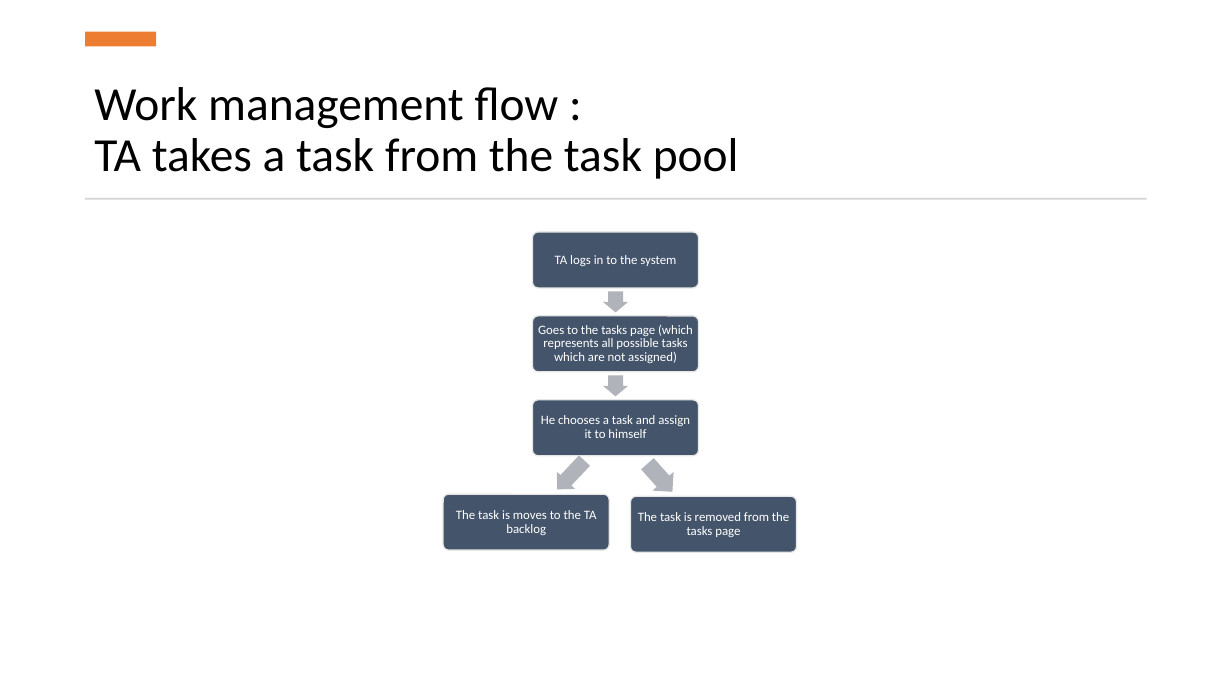
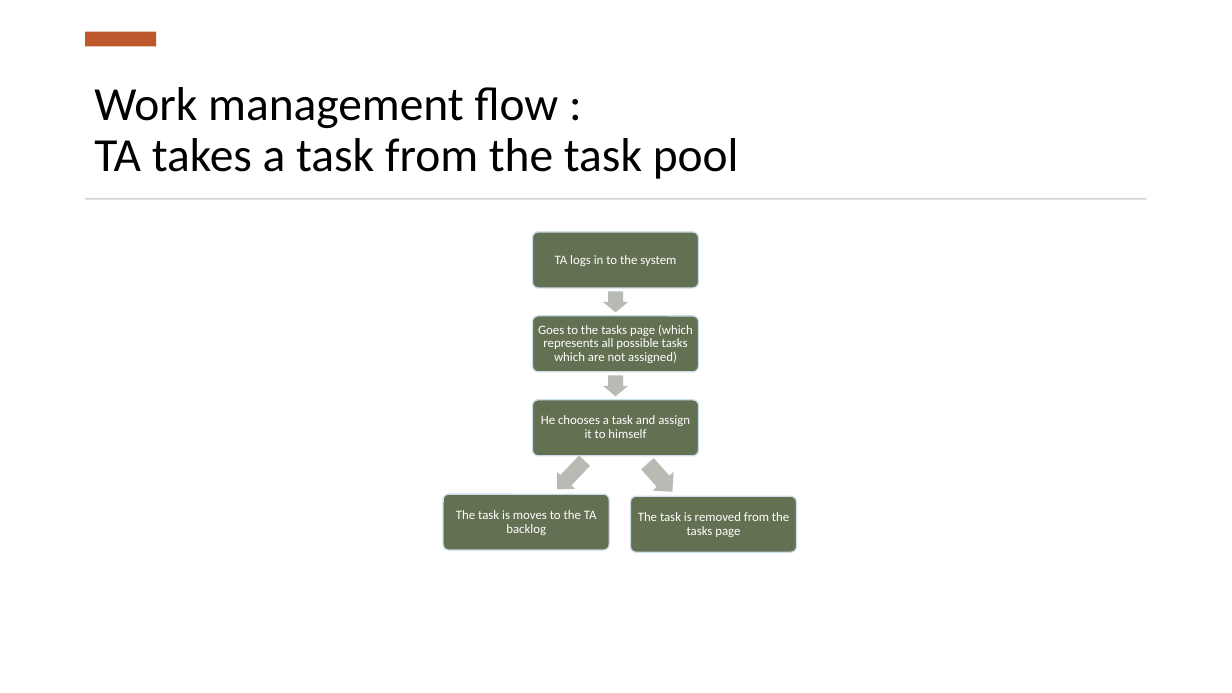
Before and after one commit to RoiTief/Exam-Management-System, a slide deck: slide 8 of docs/Proof of concept presentation.pptx (slide 5 before the commit). Drawn at 1232x693 pixels with LibreOffice and Linux fonts; fonts in the diff are those of the drawing. Boxes give left, top, right and bottom in pixels: in the first picture for what was removed or moved away, otherwise in the second. Text is boxed around its words. In the diff, an @@ line names an element or a change of style, - is before the commit and + after.

```diff
--- a/docs/Proof of concept presentation.pptx
+++ b/docs/Proof of concept presentation.pptx
@@ rectangle at bbox=[85, 32, 157, 47]: fill #ED7D31 to #BD582C @@
@@ right arrow at bbox=[548, 452, 593, 498]: fill #B0B4B9 to #B7BBB3 @@
@@ right arrow at bbox=[637, 455, 684, 502]: fill #B0B4B9 to #B7BBB3 @@
@@ fill #44546A to #637052; outline #E7E6E6 1 pt to #CCDDEA 1 pt in 5 elements at bbox=[532, 232, 699, 288], bbox=[532, 316, 699, 372], bbox=[532, 400, 699, 457], bbox=[444, 494, 610, 551], bbox=[630, 496, 797, 553] @@
```
Also in this commit, not shown: 10 other slides changed, 7 slides added.
